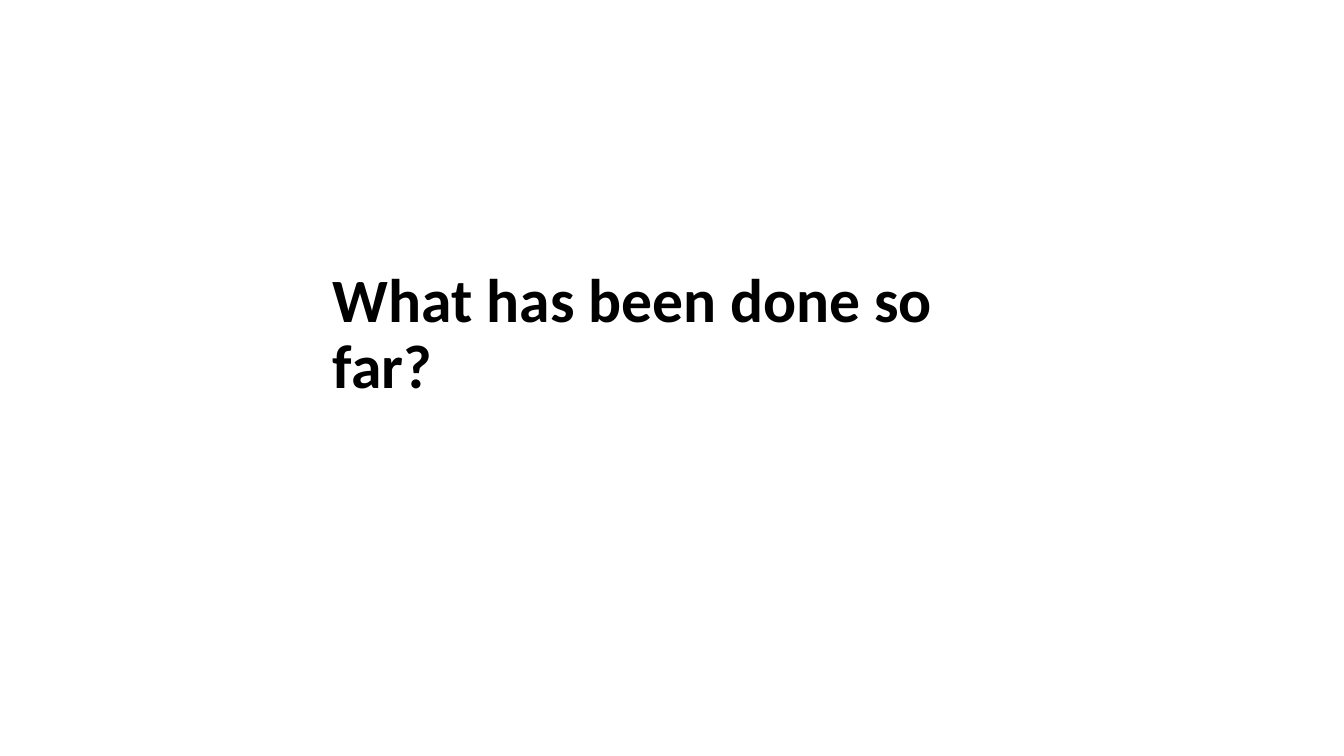
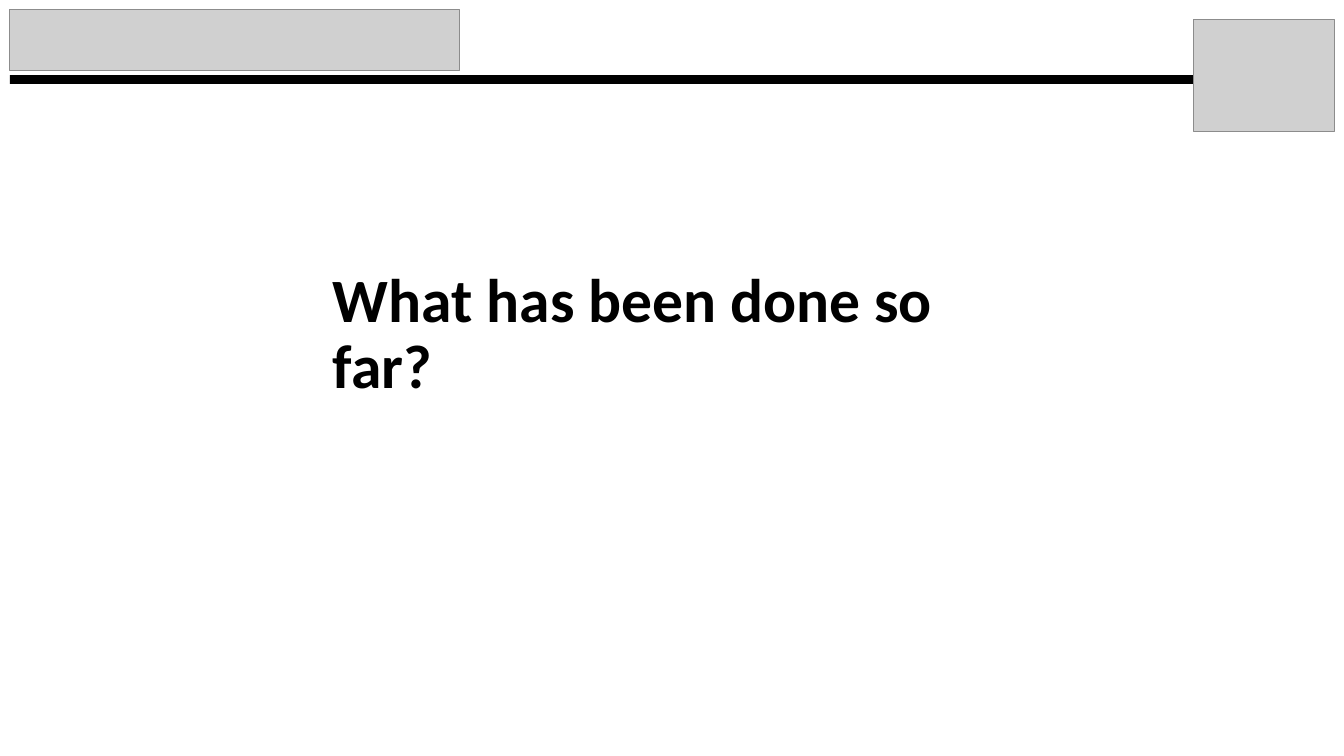
Before and after one commit to kylemjonesislanders/md-anderson, a slide deck: slide 6 of spectral-unmixing/ppt_presentations/midterm_project_report.pptx (slide 4 before the commit). Drawn at 1344x756 pixels with LibreOffice and Linux fonts; fonts in the diff are those of the drawing; grey boxes stand for pictures. Boxes give left, top, right and bottom in pixels: in the first picture for what was removed or moved away, otherwise in the second. Text is boxed around its words. In the diff, an @@ line names an element or a change of style, - is before the commit and + after.

```diff
--- a/spectral-unmixing/ppt_presentations/midterm_project_report.pptx
+++ b/spectral-unmixing/ppt_presentations/midterm_project_report.pptx
@@ picture added at box(10, 9, 460, 71) @@
@@ picture added at box(1194, 20, 1335, 131) @@
@@ rectangle added at box(10, 76, 1272, 85), fill #000000 @@
```
Also in this commit, not shown: 9 other slides changed, 3 slides added, 1 other file.
